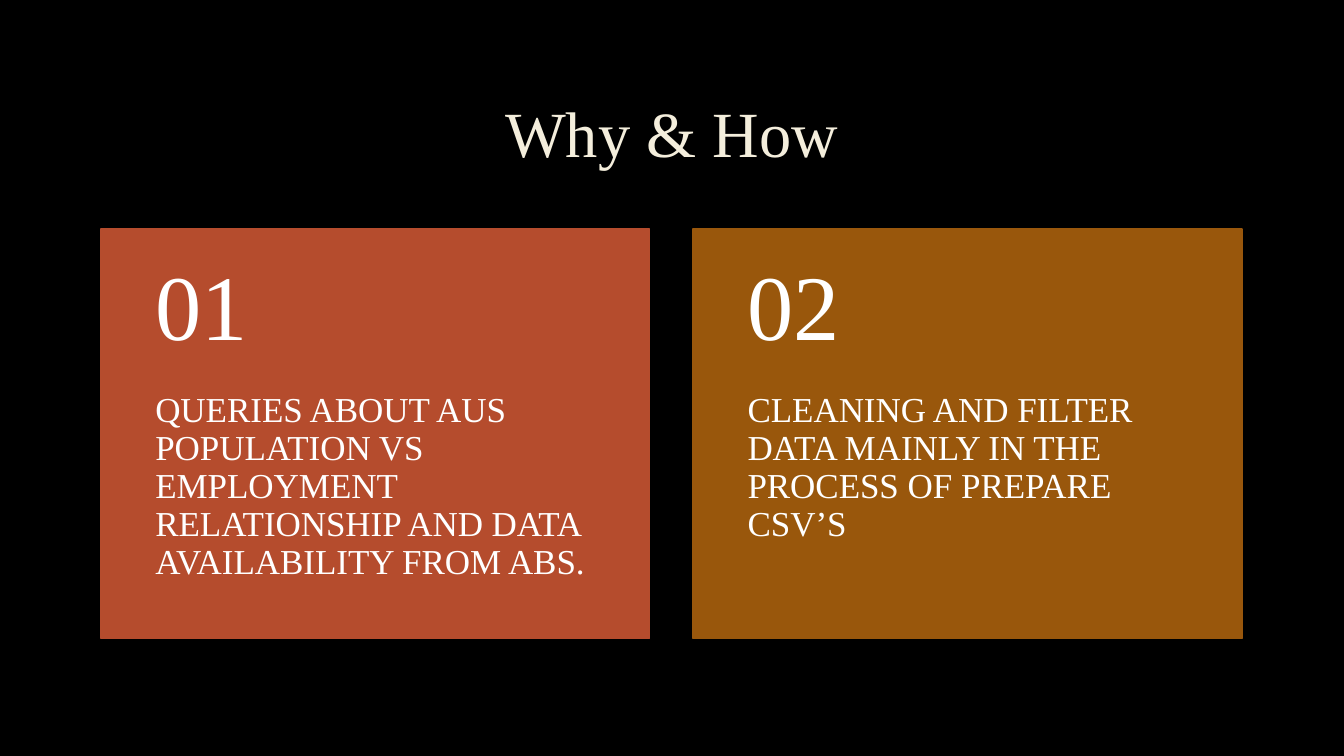
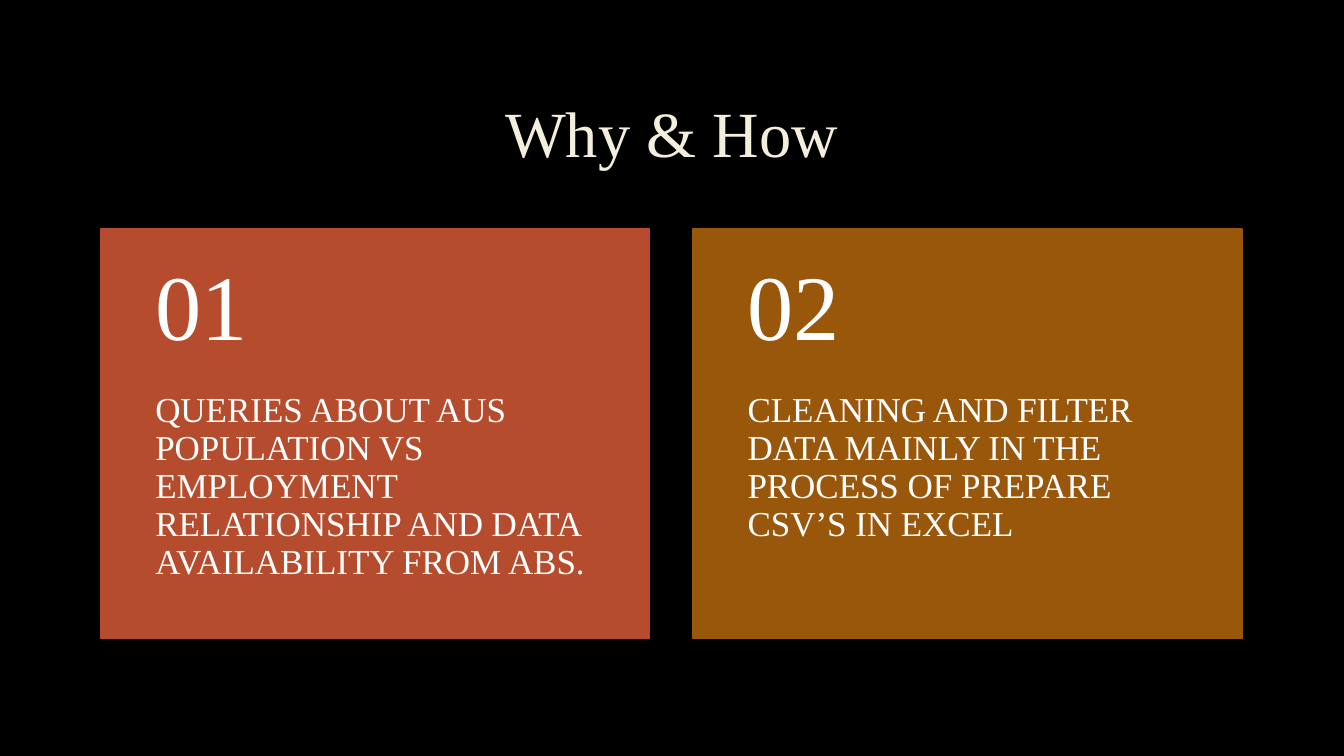
Before and after one commit to tonyzhao668/adventure, a slide deck: slide 2 of Adventure.pptx. Drawn at 1344x756 pixels with LibreOffice and Linux fonts; fonts in the diff are those of the drawing; background and template pictures are left out. Boxes give left, top, right and bottom in pixels: in the first picture for what was removed or moved away, otherwise in the second. Text is boxed around its words. In the diff, an @@ line names an element or a change of style, - is before the commit and + after.

```diff
--- a/Adventure.pptx
+++ b/Adventure.pptx
@@ text at [748, 399, 1132, 537]: text changed @@
-CLEANING AND FILTER DATA MAINLY IN THE PROCESS OF PREPARE CSV’S
+CLEANING AND FILTER DATA MAINLY IN THE PROCESS OF PREPARE CSV’S IN EXCEL
```
Also in this commit, not shown: 1 slide added, 1 slide removed, 1 other file.
